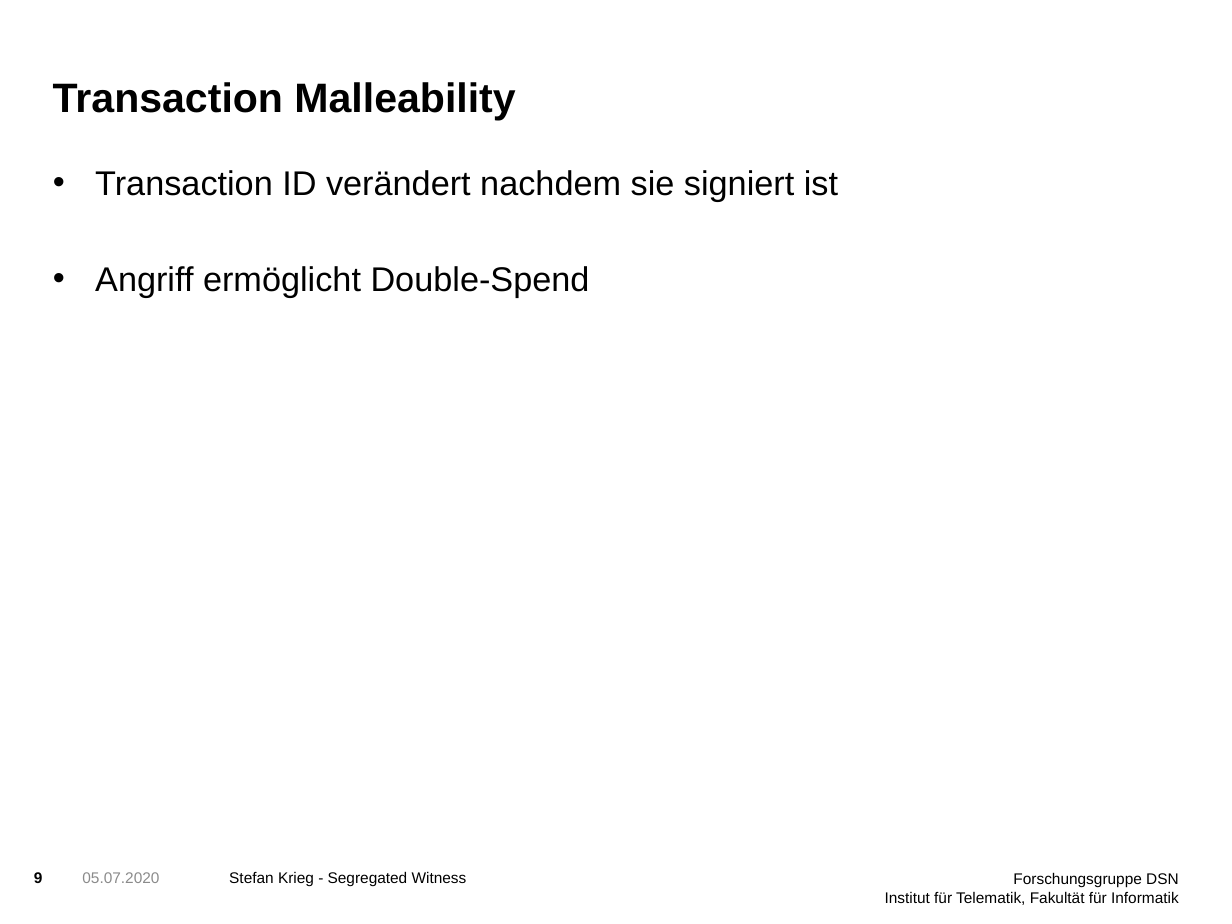
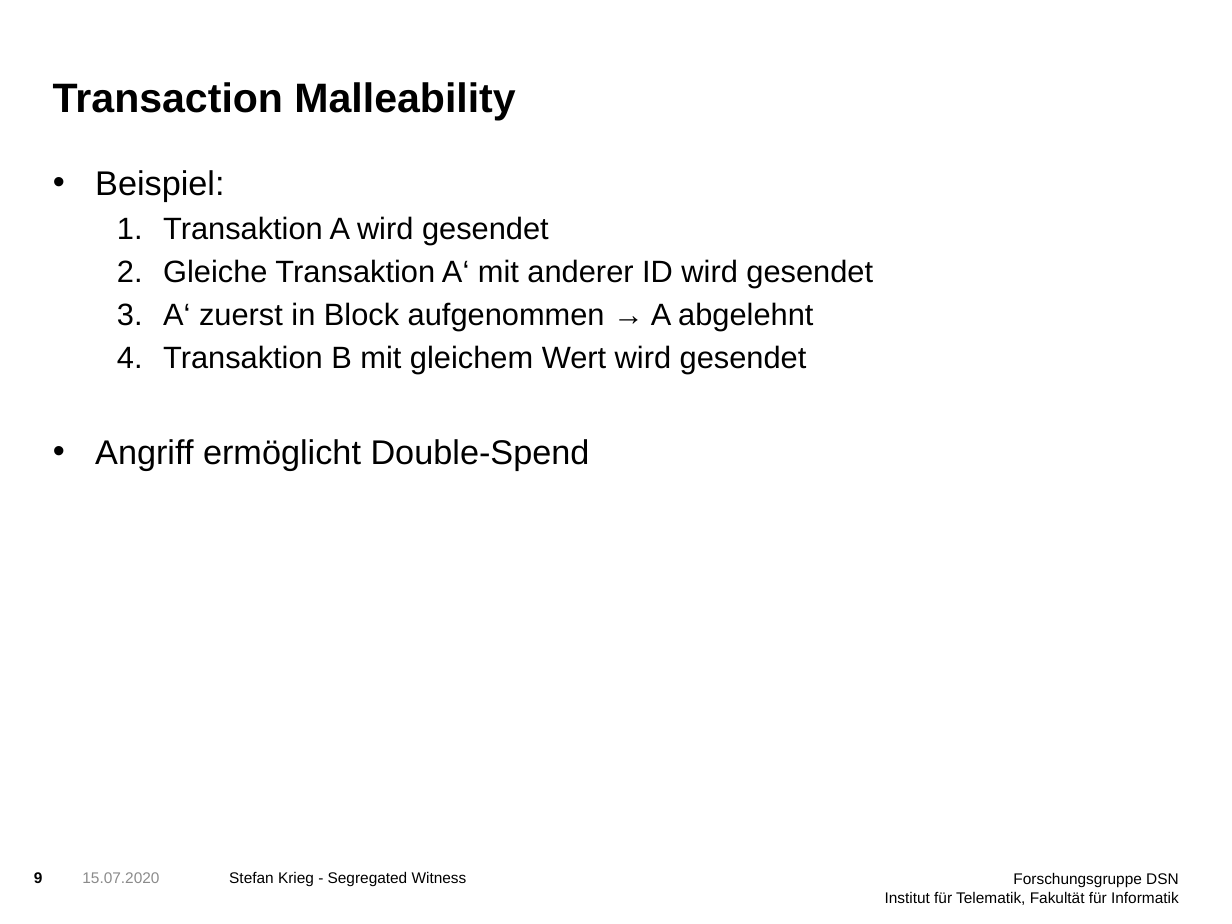
Before and after one commit to StefanDerEchte/SegWit-Proseminar, a slide deck: slide 9 of SegWit Präsentation.pptx. Drawn at 1232x924 pixels with LibreOffice and Linux fonts; fonts in the diff are those of the drawing; background and template pictures are left out. Boxes give left, top, right and bottom in pixels: in the first picture for what was removed or moved away, otherwise in the second. Text is boxed around its words. In the diff, an @@ line names an element or a change of style, - is before the commit and + after.

```diff
--- a/SegWit Präsentation.pptx
+++ b/SegWit Präsentation.pptx
@@ text at (x1=95, y1=170, x2=873, y2=374): text changed; size 20 to 18 pt @@
-• Transaction ID verändert nachdem sie signiert ist
+• Beispiel:
+  1. Transaktion A wird gesendet
+  2. Gleiche Transaktion A‘ mit anderer ID wird gesendet
+  3. A‘ zuerst in Block aufgenommen → A abgelehnt
+  4. Transaktion B mit gleichem Wert wird gesendet
@@ text at (x1=82, y1=872, x2=159, y2=883): text changed @@
-05.07.2020
+15.07.2020
```
Also in this commit, not shown: 16 other slides changed, 1 slide added, 4 other files.
